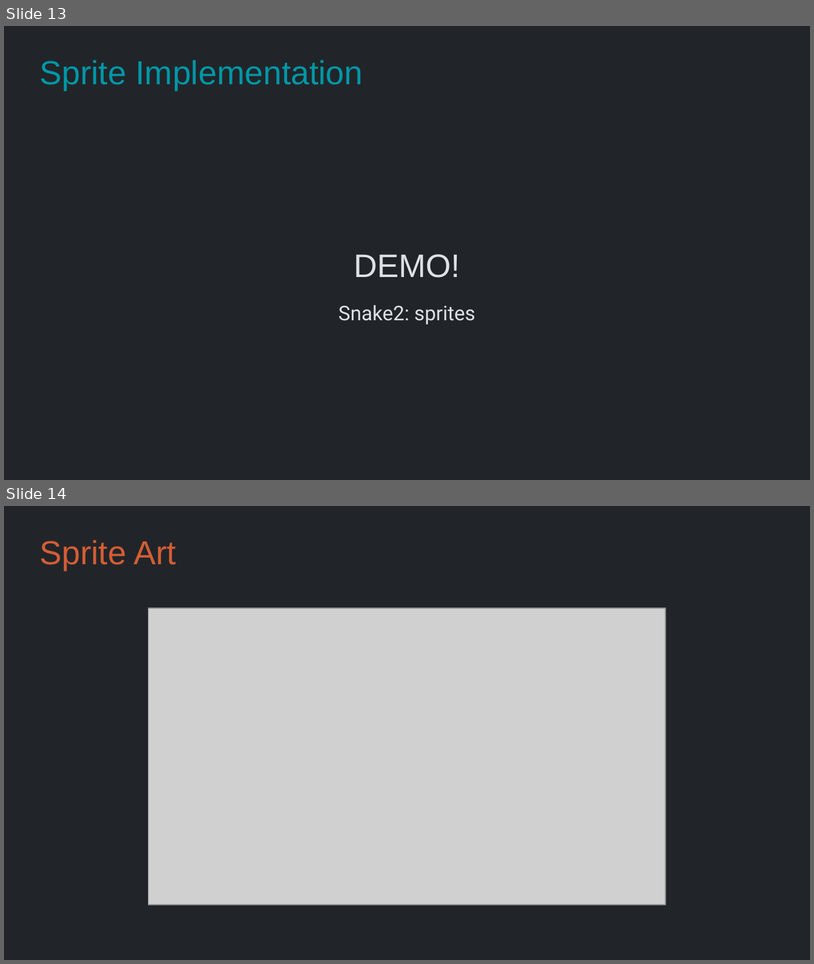
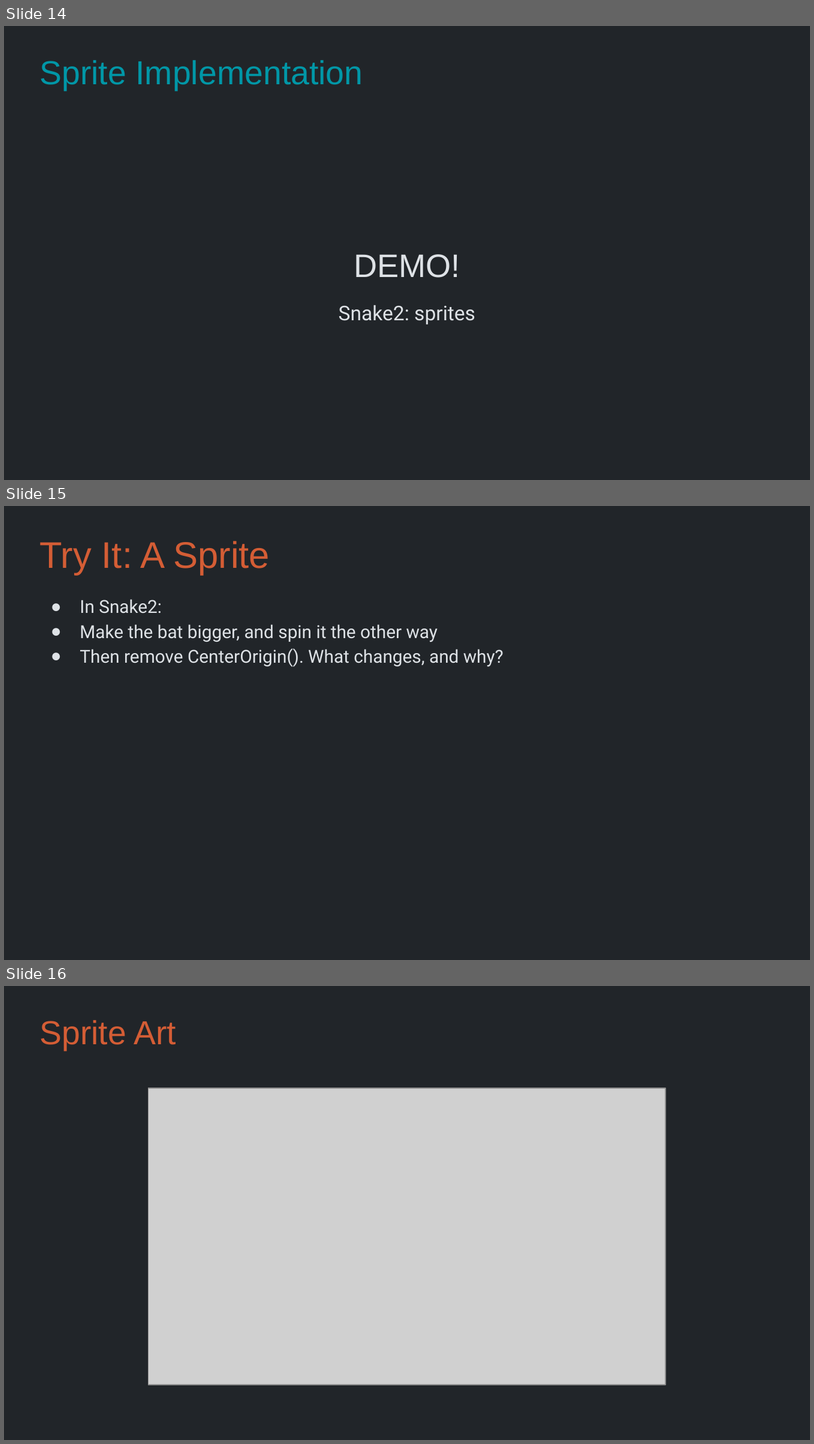
Before and after one commit to Metamate/gar, a slide deck: slides/03 Snake.pptx. Shown one above the other, each under a label of ours: slides 13 and 14 before the commit, slides 14, 15 and 16 after it. The pictures are 814x964 and 814x1444 pixels, drawn with LibreOffice and Linux fonts; fonts in the diff are those of the drawing; grey boxes stand for pictures. Boxes give left, top, right and bottom in pixels: in the first picture for what was removed or moved away, otherwise in the second. Text is boxed around its words. In the diff, an @@ line names an element or a change of style, - is before the commit and + after.

```diff
--- a/slides/03 Snake.pptx
+++ b/slides/03 Snake.pptx
@@ slide 15 added at bbox=[4, 506, 810, 960], background #212529 @@
@@ title added at bbox=[39, 541, 270, 575], 33 pt, text #D45D35 @@
+Try It: A Sprite
@@ text added at bbox=[80, 599, 504, 667], 16 pt, text #DEE2E6 @@
+● In Snake2:
+● Make the bat bigger, and spin it the other way
+● Then remove CenterOrigin(). What changes, and why?
@@ what was slide 13 is now slide 14 @@
@@ what was slide 14 is now slide 16 @@
```
Also in this commit, not shown: 4 other slides added, 2 other files.
